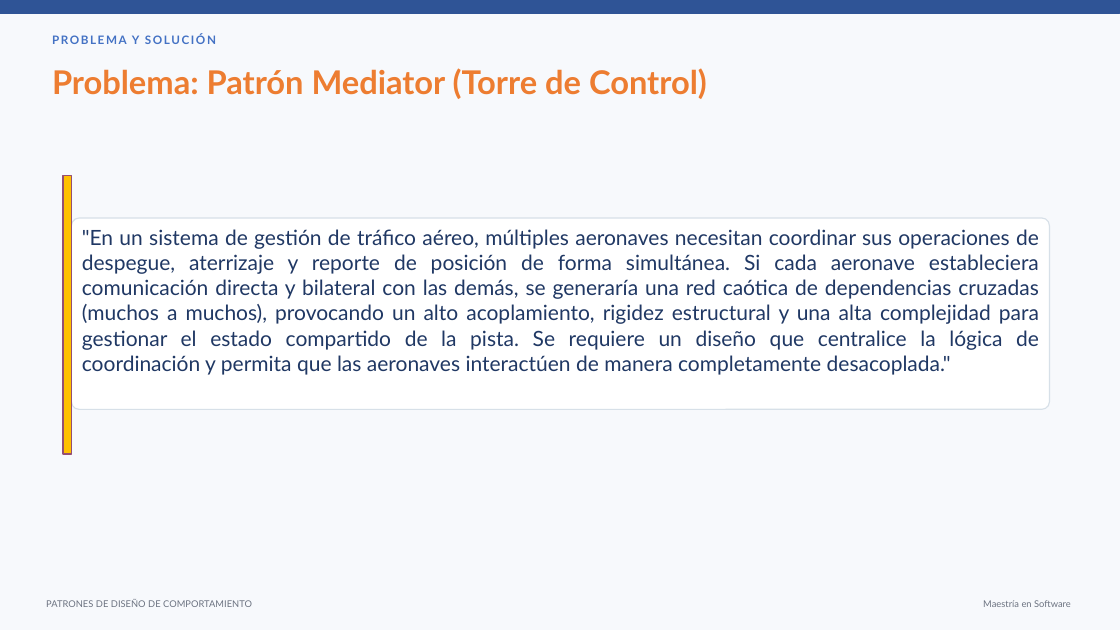
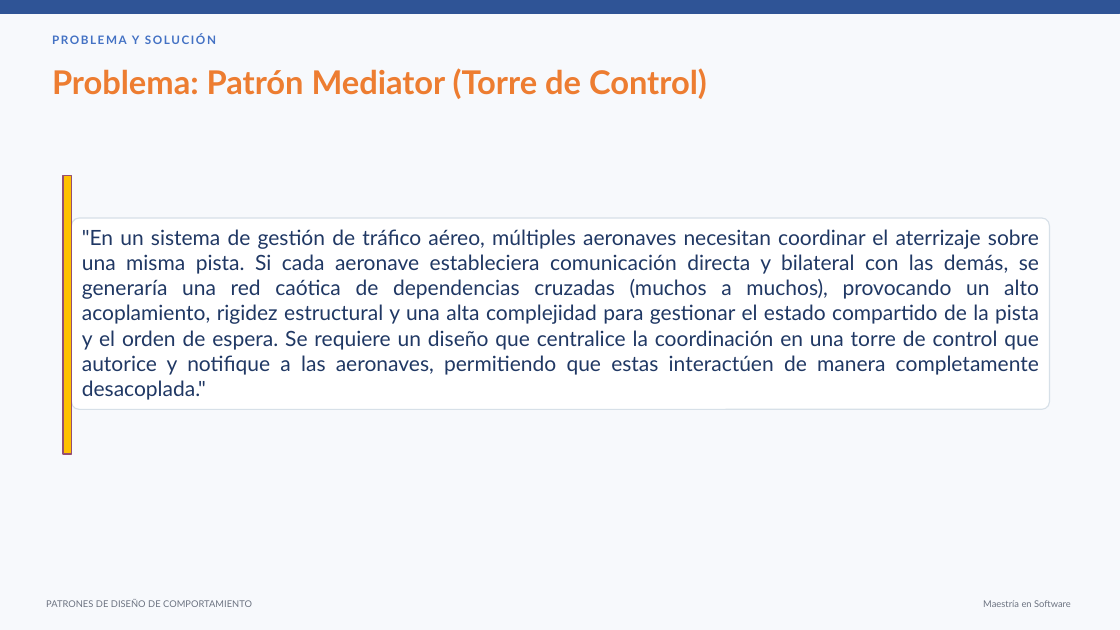
Before and after one commit to carytnas/PDS_Actividad03_Grupo02, a slide deck: slide 6 of documentacion/PDS_Actividad03_Grupo02.pptx. Drawn at 1120x630 pixels with LibreOffice and Linux fonts; fonts in the diff are those of the drawing. Boxes give left, top, right and bottom in pixels: in the first picture for what was removed or moved away, otherwise in the second. Text is boxed around its words. In the diff, an @@ line names an element or a change of style, - is before the commit and + after.

Commit message:
Mediator notifica a las aeronaves; UML y PPTX alineados con el código

```diff
--- a/documentacion/PDS_Actividad03_Grupo02.pptx
+++ b/documentacion/PDS_Actividad03_Grupo02.pptx
@@ text in rounded rectangle at (82, 229, 1039, 400): text changed @@
-"En un sistema de gestión de tráfico aéreo, múltiples aeronaves necesitan coordinar sus operaciones de despegue, aterrizaje y reporte de posición de forma simultánea. Si cada aeronave estableciera comunicación directa y bilateral con las demás, se generaría una red caótica de dependencias cruzadas (muchos a muchos), provocando un alto acoplamiento, rigidez estructural y una alta complejidad para gestionar el estado compartido de la pista. Se requiere un diseño que centralice la lógica de coordinación y permita que las aeronaves interactúen de manera completamente desacoplada."
+"En un sistema de gestión de tráfico aéreo, múltiples aeronaves necesitan coordinar el aterrizaje sobre una misma pista. Si cada aeronave estableciera comunicación directa y bilateral con las demás, se generaría una red caótica de dependencias cruzadas (muchos a muchos), provocando un alto acoplamiento, rigidez estructural y una alta complejidad para gestionar el estado compartido de la pista y el orden de espera. Se requiere un diseño que centralice la coordinación en una torre de control que autorice y notifique a las aeronaves, permitiendo que estas interactúen de manera completamente desacoplada."
```
Also in this commit, not shown: 10 other slides changed, 6 other files.
